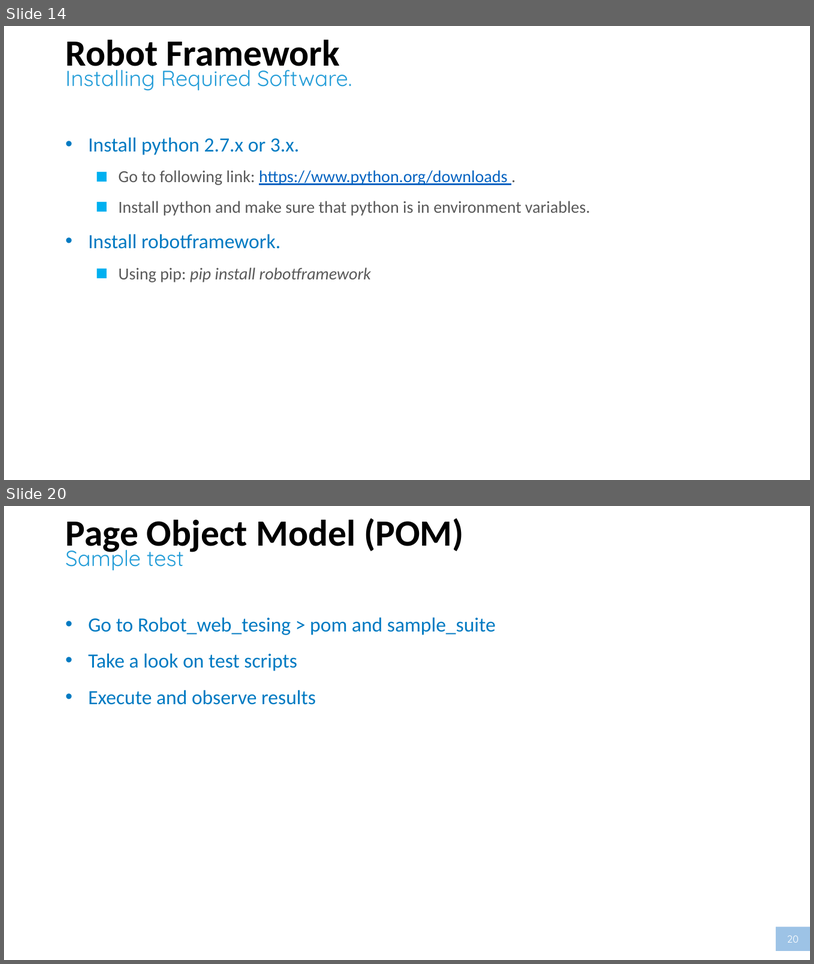
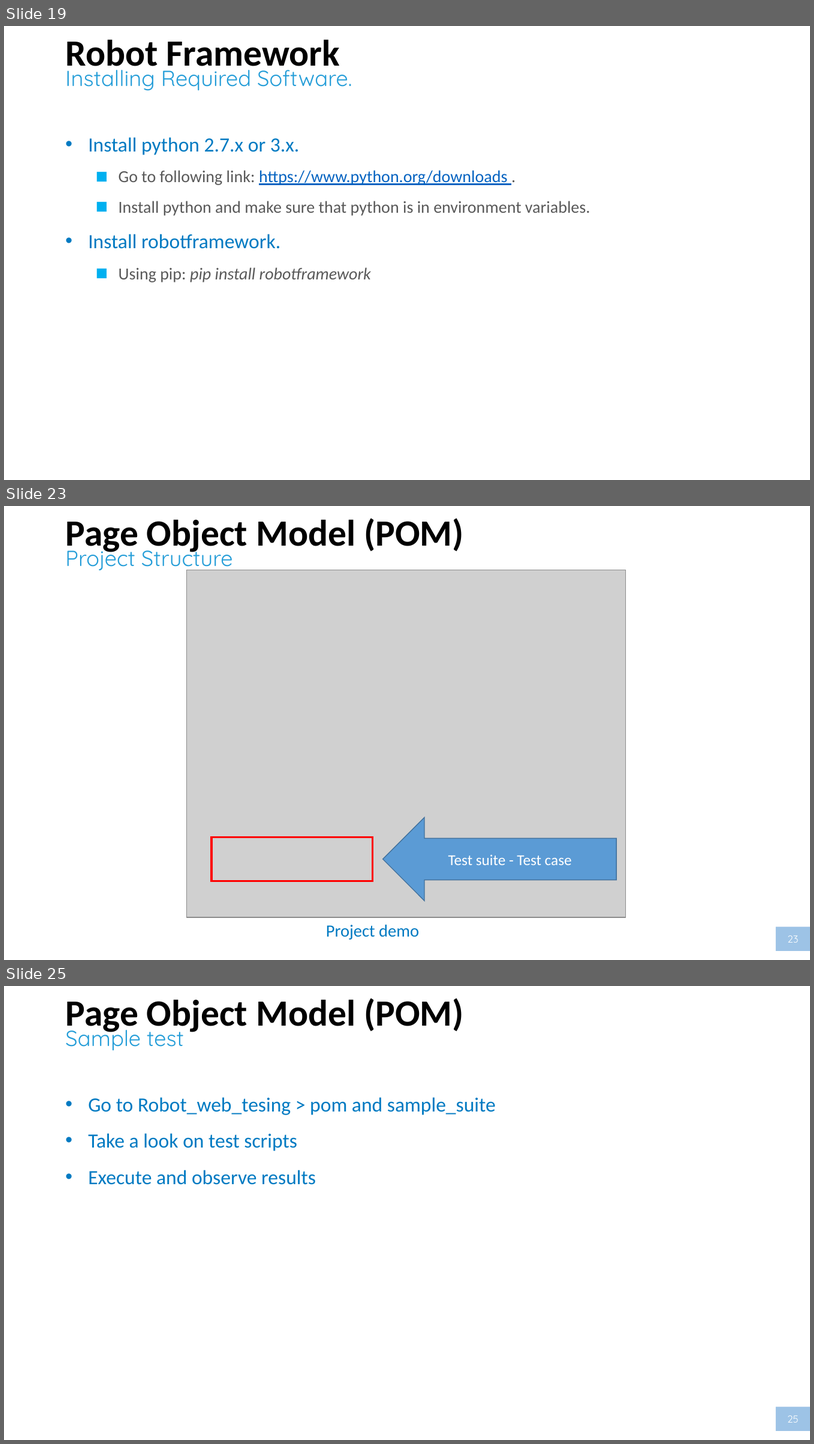
Before and after one commit to nmdong/appiumformac, a slide deck: Session 2 - Robot framework - Appium For MACOS.pptx. Shown one above the other, each under a label of ours: slides 14 and 20 before the commit, slides 19, 23 and 25 after it; the slides between them are not shown. The pictures are 814x964 and 814x1444 pixels, drawn with LibreOffice and Linux fonts; fonts in the diff are those of the drawing; grey boxes stand for pictures. Boxes give left, top, right and bottom in pixels: in the first picture for what was removed or moved away, otherwise in the second. Text is boxed around its words. In the diff, an @@ line names an element or a change of style, - is before the commit and + after.

```diff
--- a/Session 2 - Robot framework - Appium For MACOS.pptx
+++ b/Session 2 - Robot framework - Appium For MACOS.pptx
@@ slide 23 added at (4,506,810,960), background #FFFFFF @@
@@ title added at (65,518,464,555), 44 pt, text #000000, bold @@
+Page Object Model (POM)
@@ text added at (65,543,233,572), 26 pt, text #249DD8 @@
+Project Structure
@@ picture added at (186,570,626,917) @@
@@ left arrow added at (383,817,617,901), fill #5B9BD5, outline #43739E 1 pt, 18 pt, text #FFFFFF @@
+Test suite - Test case
@@ rectangle added at (212,837,372,881), outline #FF0000 2.25 pt @@
@@ text added at (326,924,419,939), 20.4 pt, text #007AC2 @@
+Project demo
@@ page number added at (777,927,810,951), fill #9DC3E6, 12 pt, text #FFFFFF @@
+23
@@ what was slide 14 is now slide 19 @@
@@ what was slide 20 is now slide 25 @@
@@ page number at (788,1415,799,1422): text changed @@
-20
+25
```
Also in this commit, not shown: 6 slides changed, 6 other slides added, 1 slide removed.
